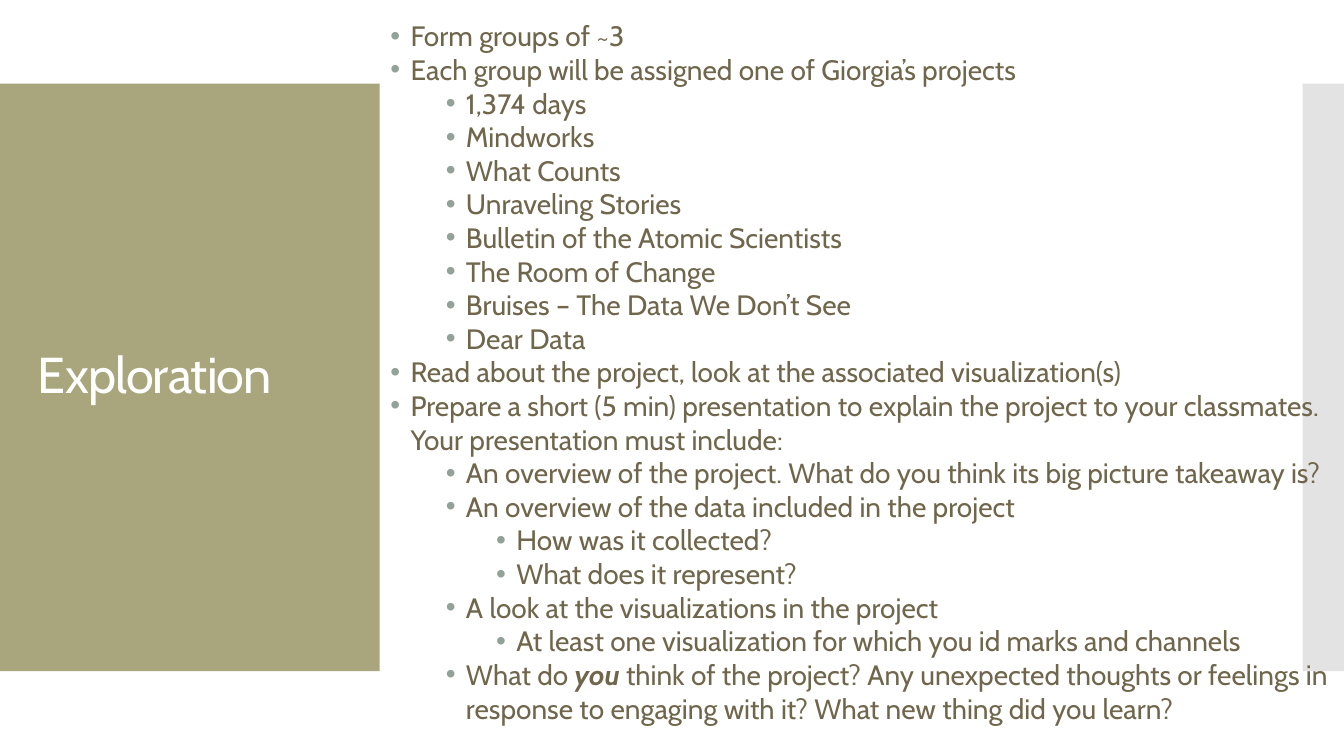
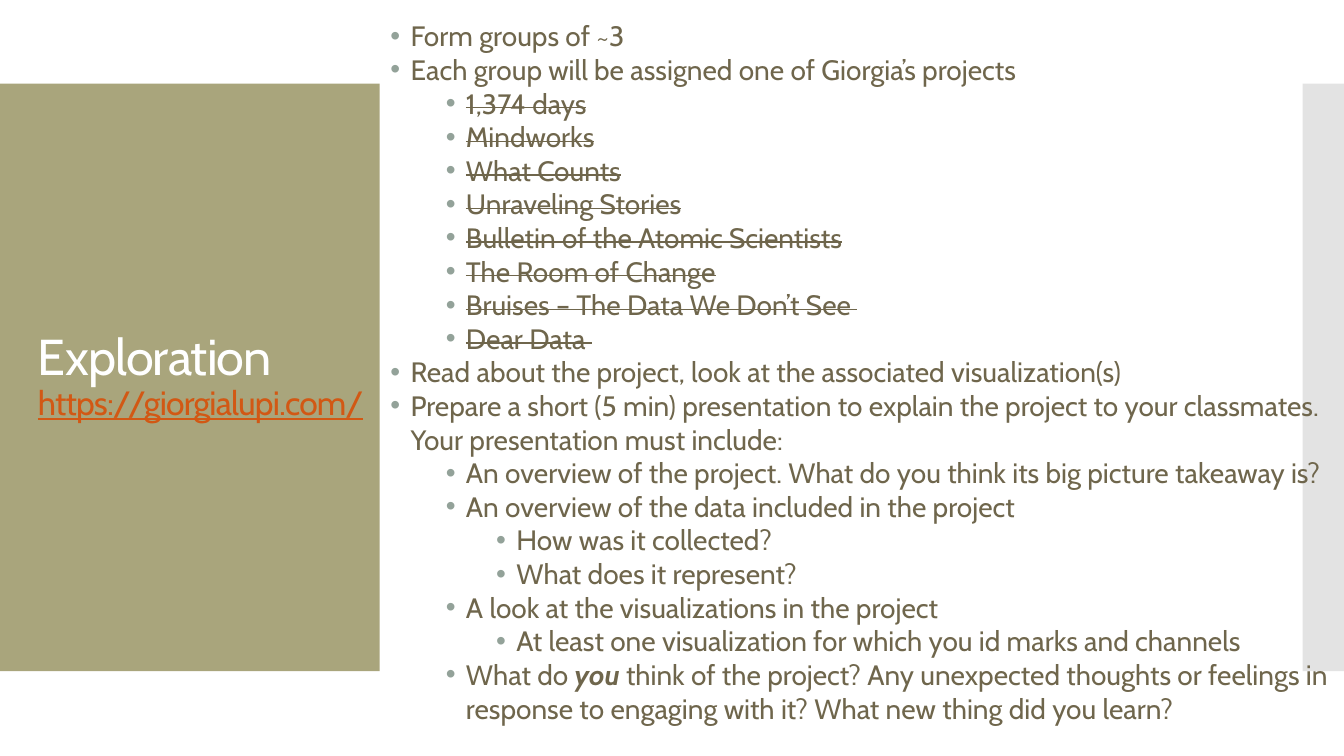
Before and after one commit to amosca01/SDS-CSC109, a slide deck: slide 5 of slides/11-data-humanism.pptx. Drawn at 1344x756 pixels with LibreOffice and Linux fonts; fonts in the diff are those of the drawing. Boxes give left, top, right and bottom in pixels: in the first picture for what was removed or moved away, otherwise in the second. Text is boxed around its words. In the diff, an @@ line names an element or a change of style, - is before the commit and + after.

```diff
--- a/slides/11-data-humanism.pptx
+++ b/slides/11-data-humanism.pptx
@@ text at (466,93,851,350): strikethrough on in "1,374 days", "Mindworks", "What Counts", "Unraveling Stories" and 4 more places @@
@@ title at (38,390,364,423): text changed; size 36 to 24 pt; text colour #FFFFFF to #D25814 @@
-Exploration
+Exploration
+https://giorgialupi.com/
```
Also in this commit, not shown: 3 other files.
